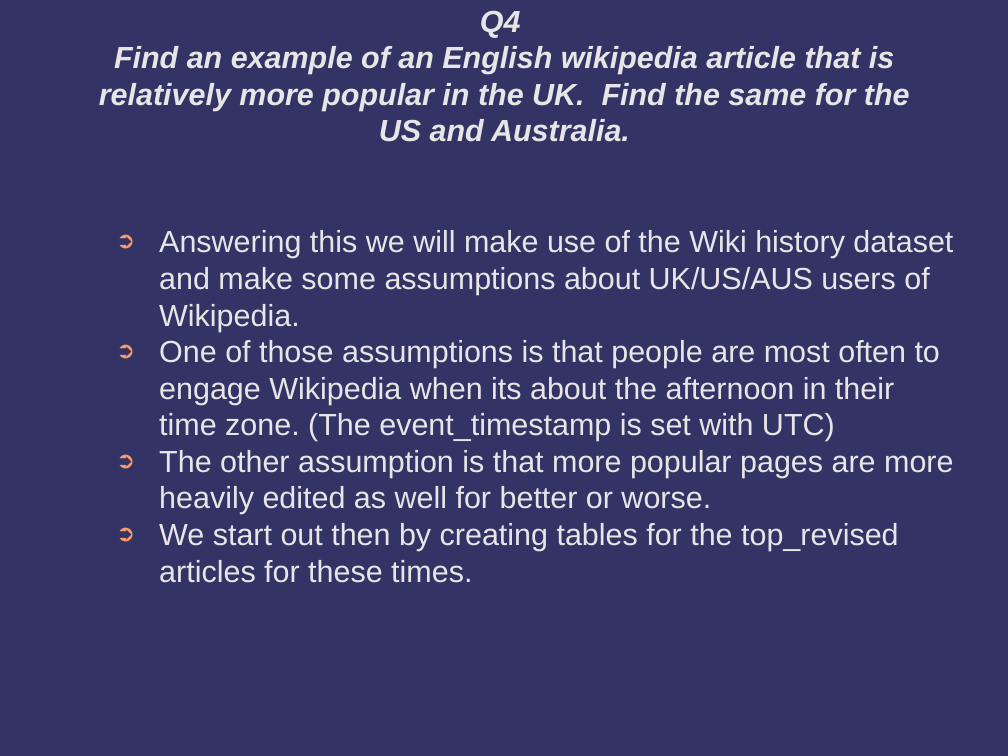
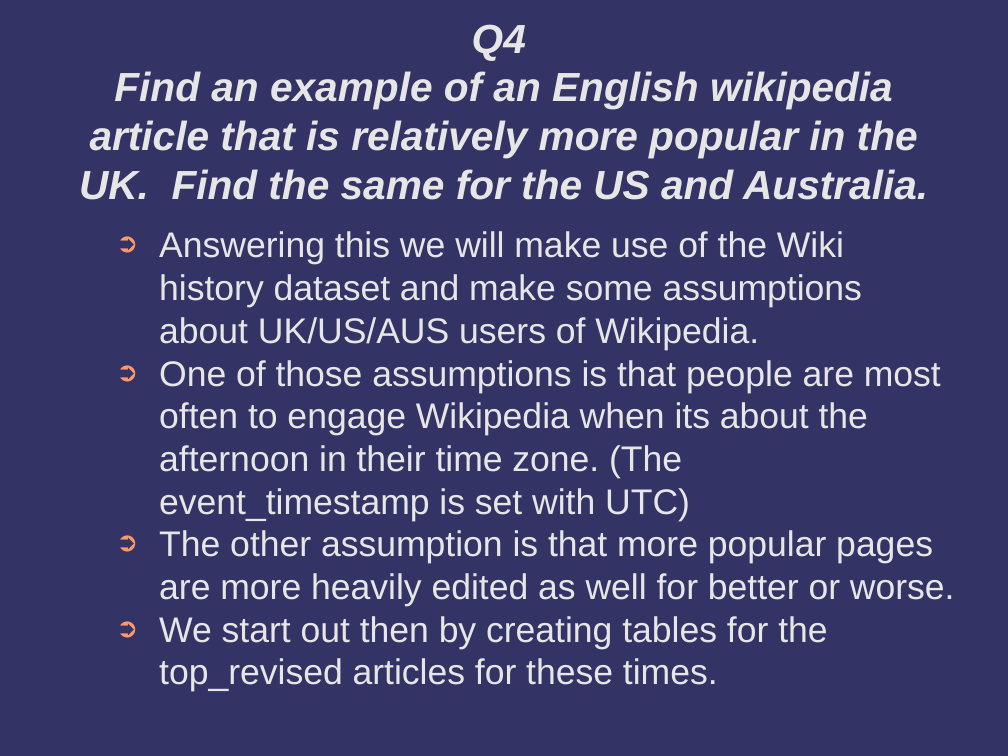
Before and after one commit to TMickle/Project1, a slide deck: slide 14 of project1.odp. Drawn at 1008x756 pixels with LibreOffice and Linux fonts; fonts in the diff are those of the drawing; background and template pictures are left out. Boxes give left, top, right and bottom in pixels: in the first picture for what was removed or moved away, otherwise in the second. Text is boxed around its words. In the diff, an @@ line names an element or a change of style, - is before the commit and + after.

Commit message:
added pdf format powerpoint

```diff
--- a/project1.odp
+++ b/project1.odp
@@ title "Q4 Find an example of ...": place and size @@
-title "Q4 Find an example of ..." at (99,10,910,142)
+title "Q4 Find an example of ..." at (79,24,928,200)
@@ title "Q4 Find an example of ..." at (79,24,928,200): size 24 to 32 pt @@
@@ text "Answering this we will make ..." at (159,231,955,692): size 24 to 28 pt @@
```
Also in this commit, not shown: 21 other slides changed, 1 slide added, 1 slide removed, 2 other files.
